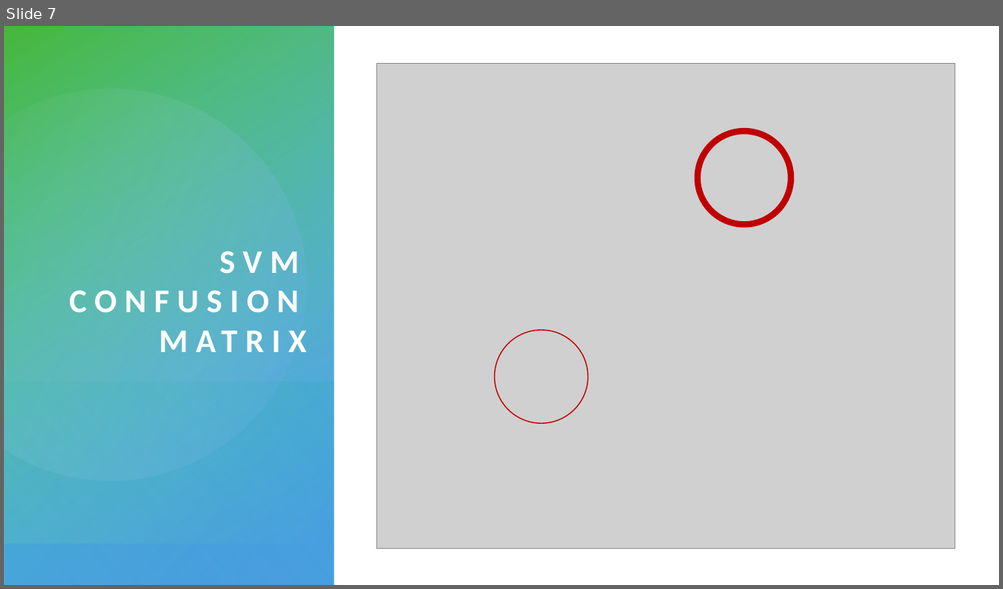
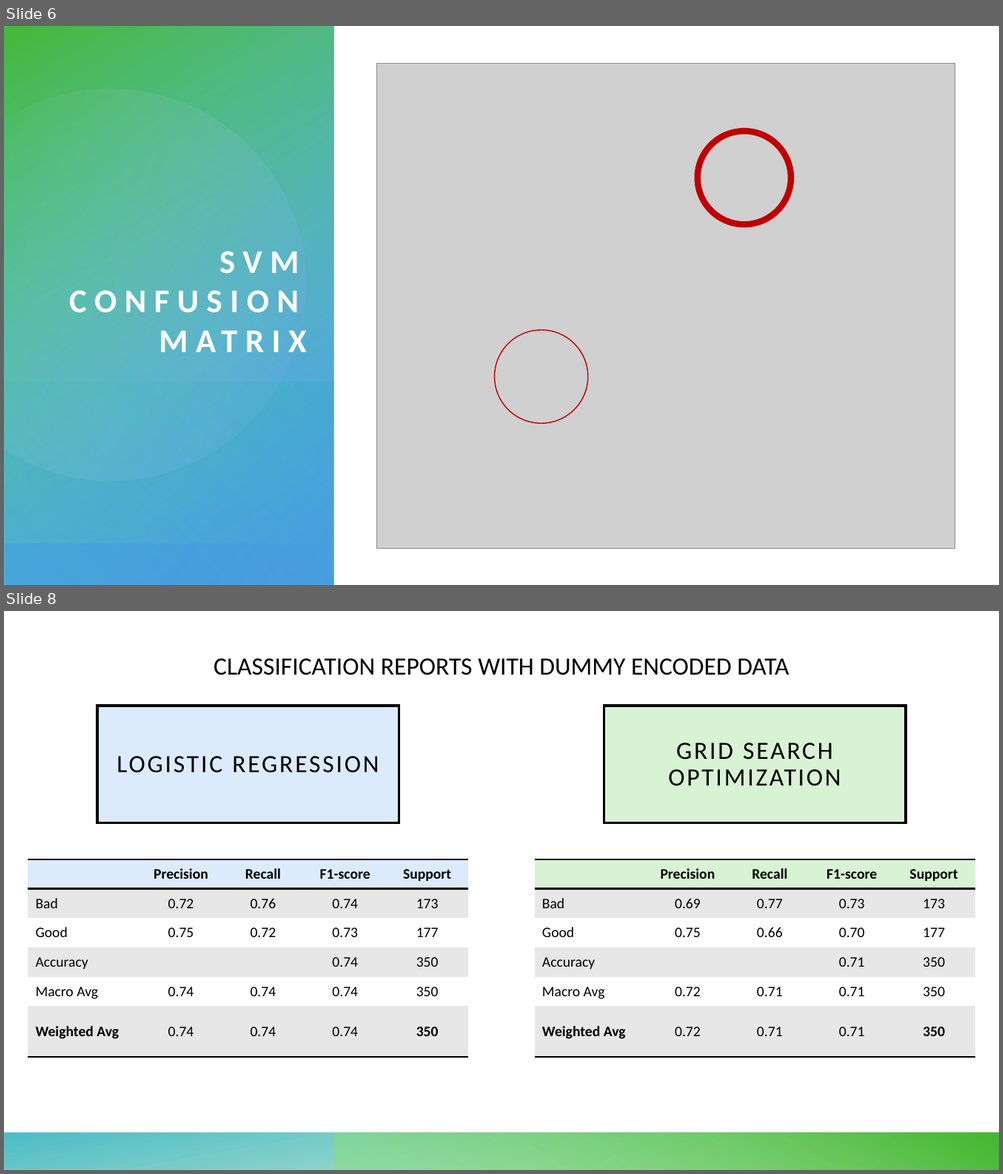
Before and after one commit to kirstenfischl/credit-classification, a slide deck: Final_Presentation.pptx. Shown one above the other, each under a label of ours: slide 7 before the commit, slides 6 and 8 after it; the slides between them are not shown. The pictures are 1003x589 and 1003x1174 pixels, drawn with LibreOffice and Linux fonts; fonts in the diff are those of the drawing; grey boxes stand for pictures. Boxes give left, top, right and bottom in pixels: in the first picture for what was removed or moved away, otherwise in the second. Text is boxed around its words. In the diff, an @@ line names an element or a change of style, - is before the commit and + after.

```diff
--- a/Final_Presentation.pptx
+++ b/Final_Presentation.pptx
@@ slide 8 added at bbox=[4, 611, 999, 1170], background #FFFFFF; not listed: 2 template elements that a slide beside it also shows @@
@@ text added at bbox=[213, 658, 788, 675], 24 pt, text #000000 @@
+CLASSIFICATION REPORTS WITH DUMMY ENCODED DATA
@@ rectangle added at bbox=[97, 706, 399, 823], fill #DCEBFB, outline #000000 2.5 pt, 24 pt, text #000000 @@
+LOGISTIC REGRESSION
@@ rectangle added at bbox=[604, 706, 906, 823], fill #D8F3D3, outline #000000 2.5 pt, 24 pt, text #000000 @@
+GRID SEARCH
+OPTIMIZATION
@@ table added at bbox=[28, 860, 468, 1057], 6 rows, 5 columns @@
+ | Precision | Recall | F1-score | Support
+Bad | 0.72 | 0.76 | 0.74 | 173
+Good | 0.75 | 0.72 | 0.73 | 177
+Accuracy |  |  | 0.74 | 350
+Macro Avg | 0.74 | 0.74 | 0.74 | 350
+Weighted Avg | 0.74 | 0.74 | 0.74 | 350
@@ table added at bbox=[535, 860, 975, 1057], 6 rows, 5 columns @@
+ | Precision | Recall | F1-score | Support
+Bad | 0.69 | 0.77 | 0.73 | 173
+Good | 0.75 | 0.66 | 0.70 | 177
+Accuracy |  |  | 0.71 | 350
+Macro Avg | 0.72 | 0.71 | 0.71 | 350
+Weighted Avg | 0.72 | 0.71 | 0.71 | 350
@@ what was slide 7 is now slide 6 @@
```
Also in this commit, not shown: 2 slides changed, 5 other slides added, 3 slides removed.
